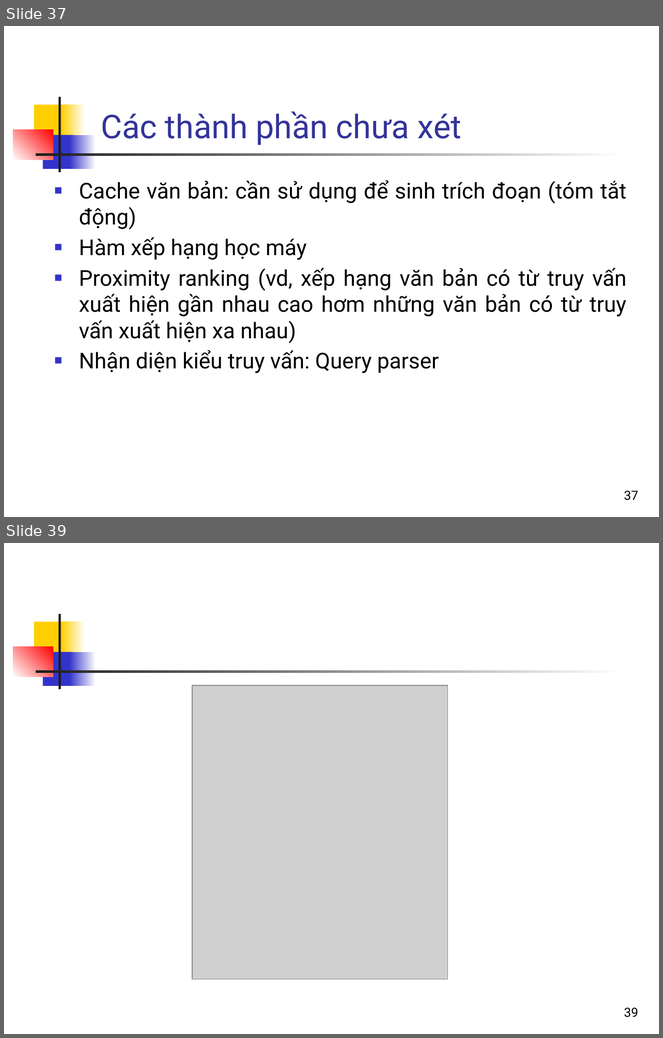
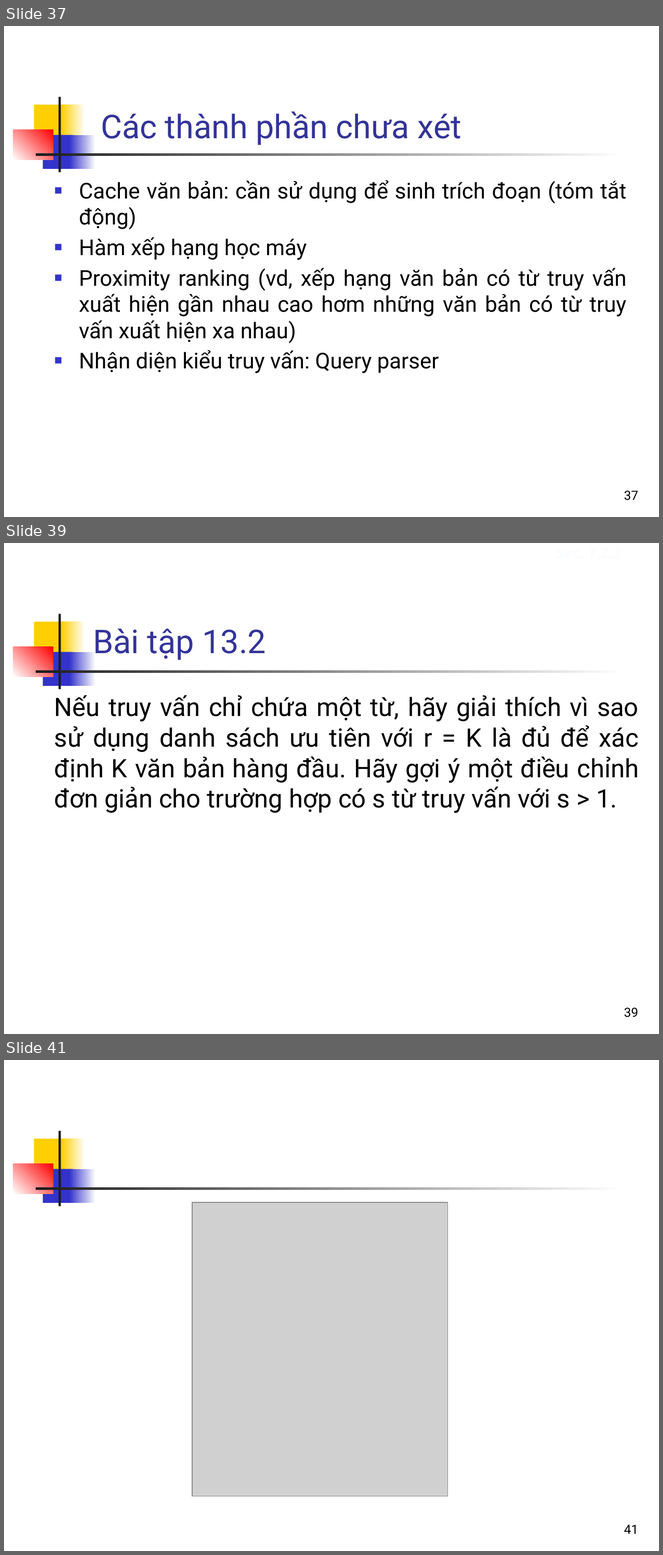
Before and after one commit to bangoc/IT4853, a slide deck: Bai 13 Cai dat VSM.pptx. Shown one above the other, each under a label of ours: slides 37 and 39 before the commit, slides 37, 39 and 41 after it; the slides between them are not shown. The pictures are 663x1038 and 663x1555 pixels, drawn with LibreOffice and Linux fonts; fonts in the diff are those of the drawing; grey boxes stand for pictures. Boxes give left, top, right and bottom in pixels: in the first picture for what was removed or moved away, otherwise in the second. Text is boxed around its words. In the diff, an @@ line names an element or a change of style, - is before the commit and + after.

```diff
--- a/Bai 13 Cai dat VSM.pptx
+++ b/Bai 13 Cai dat VSM.pptx
@@ slide 39 added at [4, 543, 659, 1034], background #FFFFFF; not listed: 7 template elements that a slide beside it also shows @@
@@ title added at [93, 628, 266, 660], 36 pt, text #333399 @@
+Bài tập 13.2
@@ text added at [54, 695, 639, 813], 28 pt, text #000000 @@
+Nếu truy vấn chỉ chứa một từ, hãy giải thích vì sao sử dụng danh sách ưu tiên với r = K là đủ để xác định K văn bản hàng đầu. Hãy gợi ý một điều chỉnh đơn giản cho trường hợp có s từ truy vấn với s > 1.
@@ page number added at [624, 1008, 639, 1018], 14 pt, text #000000 @@
+39
@@ what was slide 39 is now slide 41 @@
@@ page number at [624, 1525, 639, 1534]: text changed @@
-39
+41
```
Also in this commit, not shown: 1 slide changed, 1 other slide added, 1 other file.
